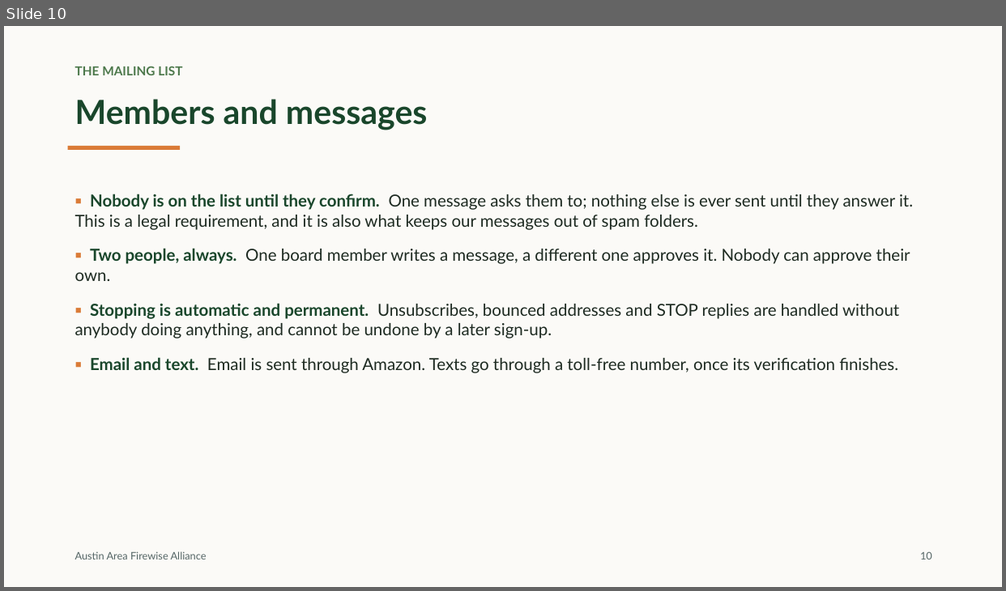
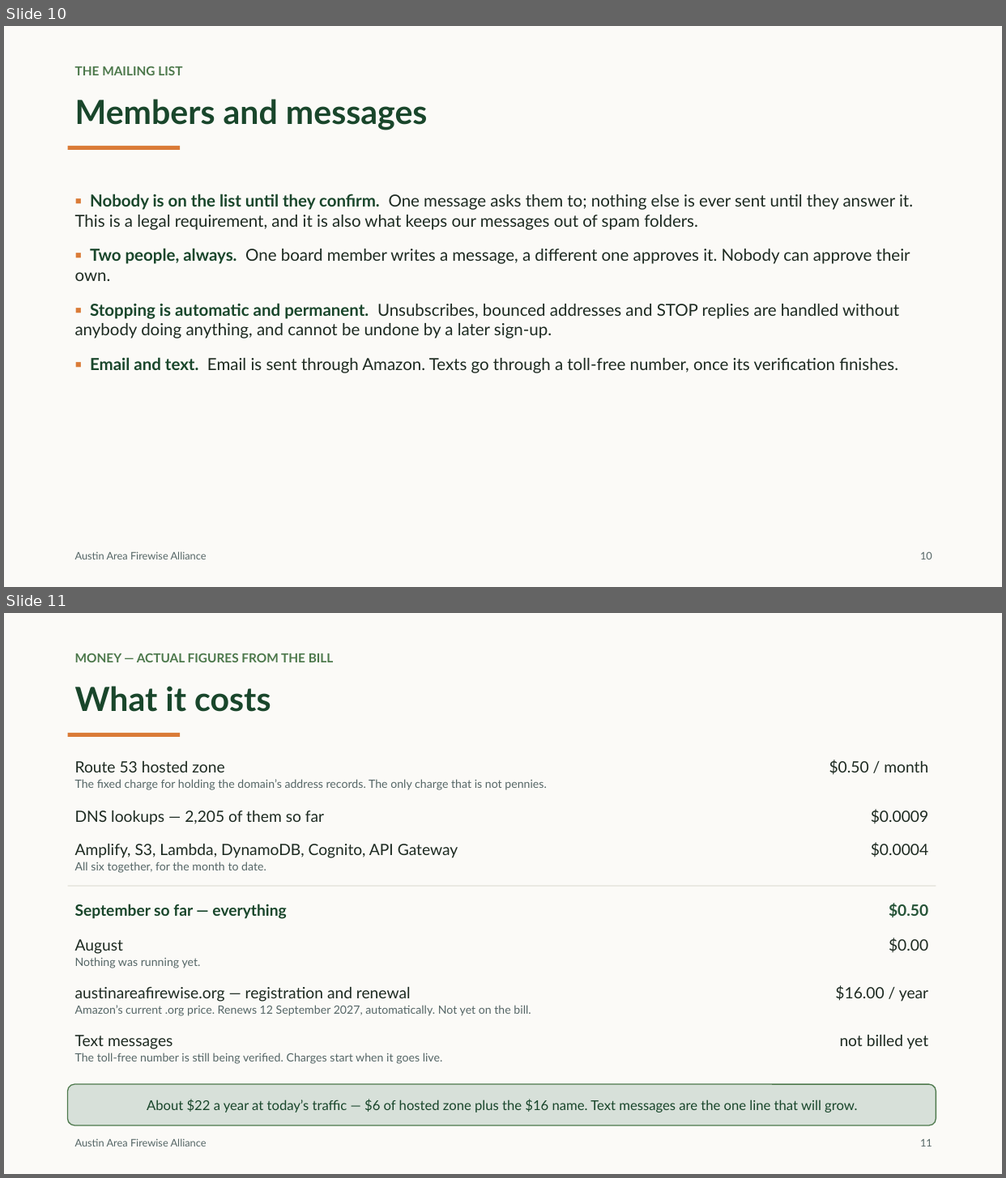
Before and after one commit to austinareafirewise/website, a slide deck: docs/AAFA-website-overview.pptx. Shown one above the other, each under a label of ours: slide 10 before the commit, slides 10 and 11 after it. The pictures are 1006x591 and 1006x1178 pixels, drawn with LibreOffice and Linux fonts; fonts in the diff are those of the drawing. Boxes give left, top, right and bottom in pixels: in the first picture for what was removed or moved away, otherwise in the second. Text is boxed around its words. In the diff, an @@ line names an element or a change of style, - is before the commit and + after.

```diff
--- a/docs/AAFA-website-overview.pptx
+++ b/docs/AAFA-website-overview.pptx
@@ slide 11 added at <box>4,613,1002,1174</box>, background #FFFFFF @@
@@ rectangle added at <box>4,613,1002,1174</box>, fill #FBFAF7 @@
@@ text added at <box>75,653,334,662</box>, 12 pt, text #4C784B, bold @@
+MONEY — ACTUAL FIGURES FROM THE BILL
@@ text added at <box>75,686,270,712</box>, 32 pt, text #19462B, bold @@
+What it costs
@@ rectangle added at <box>68,733,180,737</box>, fill #DA7B37 @@
@@ text added at <box>75,761,224,773</box>, 15 pt, text #1D2A21 @@
+Route 53 hosted zone
@@ text added at <box>75,779,547,790</box>, 11 pt, text #556666 @@
+The fixed charge for holding the domain’s address records. The only charge that is not pennies.
@@ text added at <box>829,760,928,775</box>, 15 pt, text #1D2A21 @@
+$0.50 / month
@@ text added at <box>75,811,324,825</box>, 15 pt, text #1D2A21 @@
+DNS lookups — 2,205 of them so far
@@ text added at <box>871,809,928,824</box>, 15 pt, text #1D2A21 @@
+$0.0009
@@ text added at <box>75,844,458,858</box>, 15 pt, text #1D2A21 @@
+Amplify, S3, Lambda, DynamoDB, Cognito, API Gateway
@@ text added at <box>871,842,928,858</box>, 15 pt, text #1D2A21 @@
+$0.0004
@@ text added at <box>75,862,266,873</box>, 11 pt, text #556666 @@
+All six together, for the month to date.
@@ rectangle added at <box>68,885,936,886</box>, fill #E2E0D8 @@
@@ text added at <box>75,904,286,919</box>, 15 pt, text #19462B, bold @@
+September so far — everything
@@ text added at <box>889,903,928,918</box>, 15 pt, text #265438, bold @@
+$0.50
@@ text added at <box>75,939,123,954</box>, 15 pt, text #1D2A21 @@
+August
@@ text added at <box>889,938,928,952</box>, 15 pt, text #1D2A21 @@
+$0.00
@@ text added at <box>75,957,201,969</box>, 11 pt, text #556666 @@
+Nothing was running yet.
@@ text added at <box>75,987,411,1002</box>, 15 pt, text #1D2A21 @@
+austinareafirewise.org — registration and renewal
@@ text added at <box>835,986,928,1002</box>, 15 pt, text #1D2A21 @@
+$16.00 / year
@@ text added at <box>75,1005,530,1016</box>, 11 pt, text #556666 @@
+Amazon’s current .org price. Renews 12 September 2027, automatically. Not yet on the bill.
@@ text added at <box>75,1035,173,1050</box>, 15 pt, text #1D2A21 @@
+Text messages
@@ text added at <box>840,1035,929,1050</box>, 15 pt, text #1D2A21 @@
+not billed yet
@@ text added at <box>75,1053,443,1064</box>, 11 pt, text #556666 @@
+The toll-free number is still being verified. Charges start when it goes live.
@@ rounded rectangle added at <box>68,1084,936,1126</box>, fill #D7E0D9, outline #4C784B 1 pt, 13 pt, text #19462B @@
+About $22 a year at today’s traffic — $6 of hosted zone plus the $16 name. Text messages are the one line that will grow.
@@ text added at <box>75,1139,206,1147</box>, 10 pt, text #556666 @@
+Austin Area Firewise Alliance
@@ text added at <box>920,1139,932,1147</box>, 10 pt, text #556666 @@
+11
```
Also in this commit, not shown: 1 slide removed.
